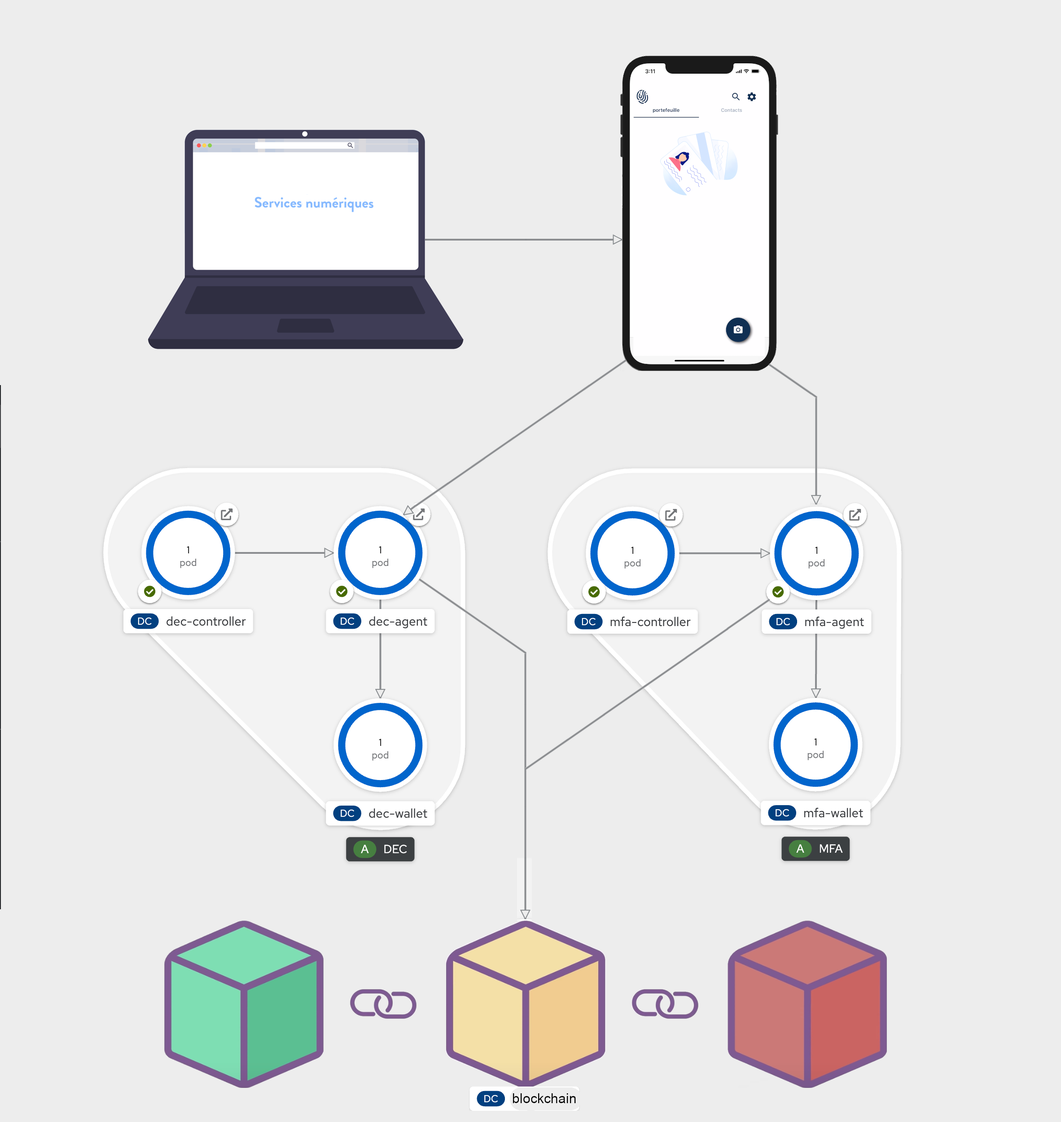
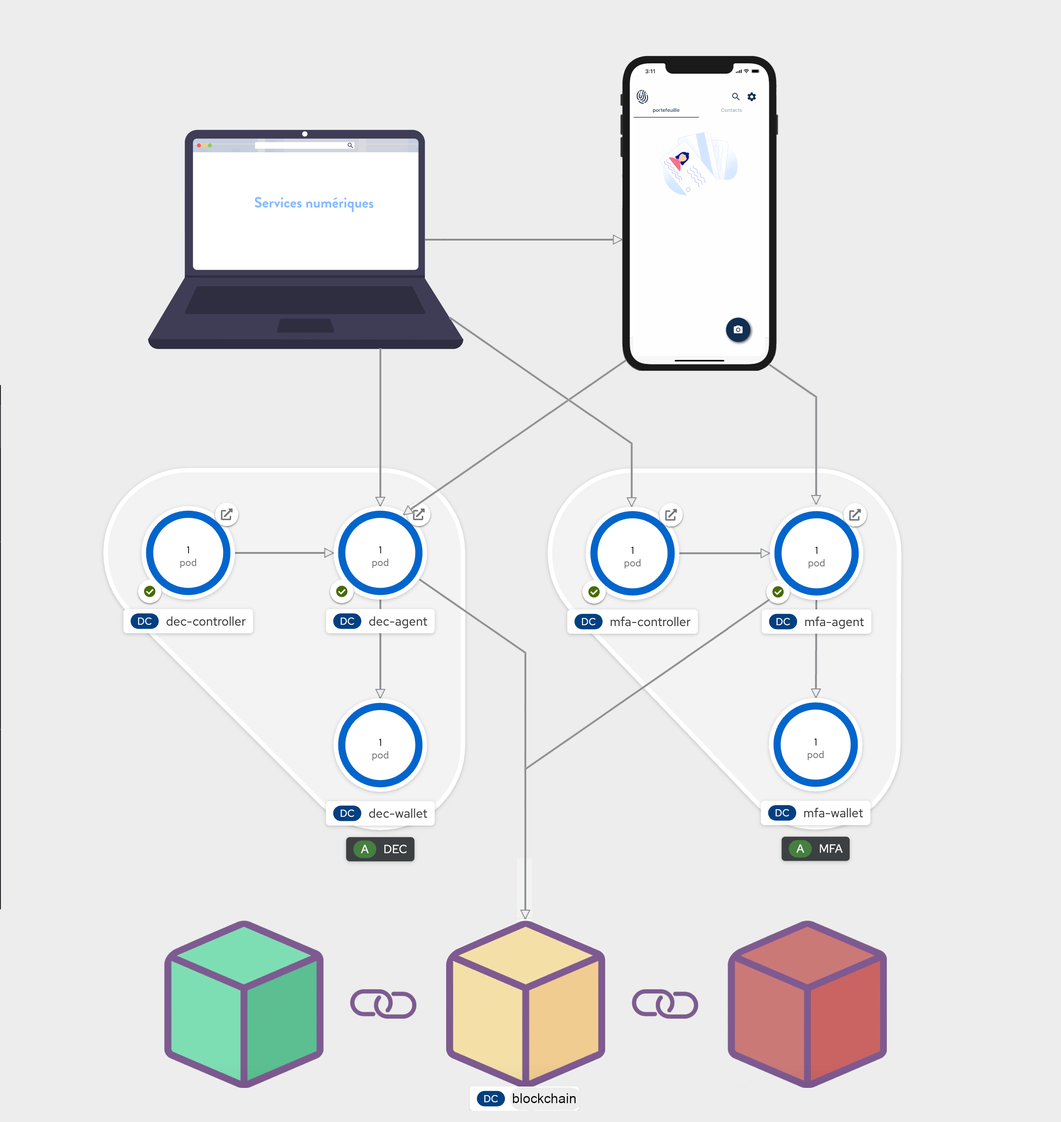
Comparing the layer stacks of the two 1061x1122 images. Changes:
added layer "Visible" above "LComp3 #3" over left=375, top=55, right=771, bottom=769
added layer "LComp3 #3" above "LComp3 #2" over left=379, top=348, right=382, bottom=443
added layer "LComp3 #2" above "LComp3" over left=379, top=440, right=382, bottom=492
added layer "LComp3" above "LComp2 #4" over left=375, top=491, right=386, bottom=507
added layer "LComp2 #4" above "LComp2 #3" over left=448, top=316, right=593, bottom=418
added layer "LComp2 #3" above "LComp2 #2" over left=588, top=413, right=634, bottom=445
added layer "LComp2 #2" above "LComp2" over left=630, top=443, right=634, bottom=495
added layer "LComp2" above "LComp1 #3" over left=626, top=491, right=638, bottom=507
added layer "LComp1 #3" above "LComp1 #2" over left=443, top=238, right=527, bottom=241
painted on "L2Phone #4" over left=400, top=503, right=420, bottom=520
